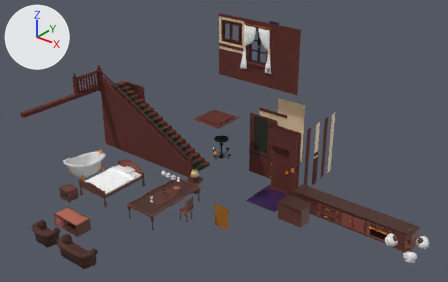
A saved change to the FBX model Assets/Models/Buil01.fbx.
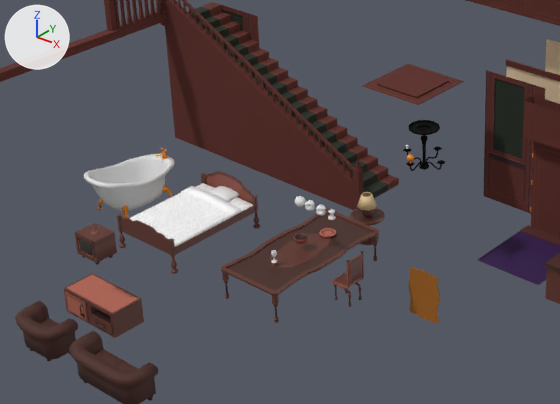
Old and new are each drawn whole from a 50 mm lens placed at (19.3, -23.9, 18.8), pointed at (0.5, -0.4, 4.2) and again close up on the part from 5% to 64% of the width and 28% to 95% of the height. Every picture has the same lights, and +X, +Y and +Z are marked at upper left. The first two pictures are the older version. Where no turn or scale is listed for an object, it has been applied to the vertices.

Names of what the first close-up shows: 'Bath', 'Bedspread', 'Couch', 'Ground0', 'Sofa', 'Stairs', 'Stairs_Ramp', 'Stairs_carpet', 'TV_Furniture', 'Table_Large01', 'Wall1', 'bed_01' and 29 more.
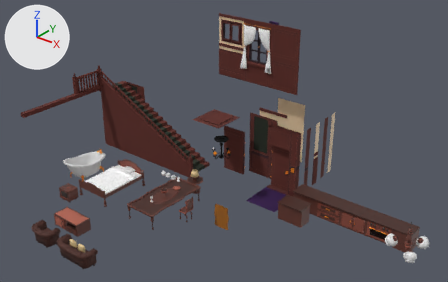
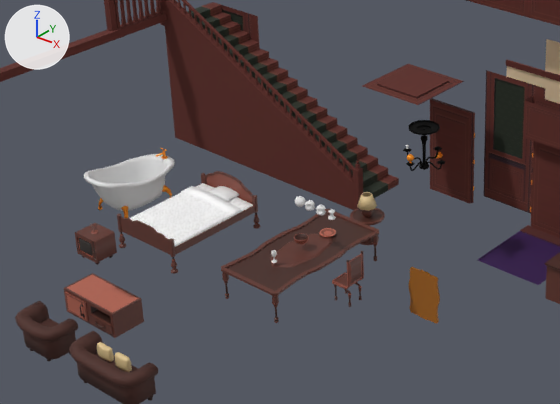
The change, as a list of edits to the scene's bpy script:
```text
Add me_cube_105:
    me_cube_105.from_pydata(...)  # 230 vertices, 456 faces; spans x -0.245..0.242, y -0.089..0.091, z -0.169..0.177
    me_cube_105.materials.append(mat_props01)  # picture img_props01_psd
Add me_cube_063_1:
    me_cube_063_1.from_pydata(...)  # 290 vertices, 544 faces; spans x -1.56..0.02, y -0.24..0.25, z -1.5..1.39
    # faces by material slot: [76, 468]
    me_cube_063_1.materials.append(mat_wall01)  # picture img_wall_01_psd
    me_cube_063_1.materials.append(mat_gold)  # orange #ff9922
Add me_cube_104:
    me_cube_104.from_pydata(...)  # 230 vertices, 456 faces; spans x -0.245..0.242, y -0.089..0.091, z -0.169..0.169
    me_cube_104.materials.append(mat_props01)  # picture img_props01_psd
Add ob_cushion_01:
    ob_cushion_01 = bpy.data.objects.new('Cushion_01', me_cube_105)
    ob_cushion_01.location = (-1.82, -8.64, 0.81)
Add ob_door0_flipped:
    ob_door0_flipped = bpy.data.objects.new('Door0_Flipped', me_cube_063_1)
    ob_door0_flipped.location = (-0.95, 3.41, 1.5)
Add ob_cushion_02:
    ob_cushion_02 = bpy.data.objects.new('Cushion_02', me_cube_104)
    ob_cushion_02.location = (-2.45, -8.64, 0.81)
```

What differs and where, as boxes (x1, y1, x2, y2) in the close-ups (560 x 404 px):
'Door0_Flipped', added (brown)
    after: (430, 98, 475, 204)
    faces in mat_wall01 (picture img_wall_01_psd): (430, 98, 475, 204)
'Cushion_01', added
    after: (115, 352, 132, 372)
'Cushion_02', added
    after: (97, 342, 114, 362)
